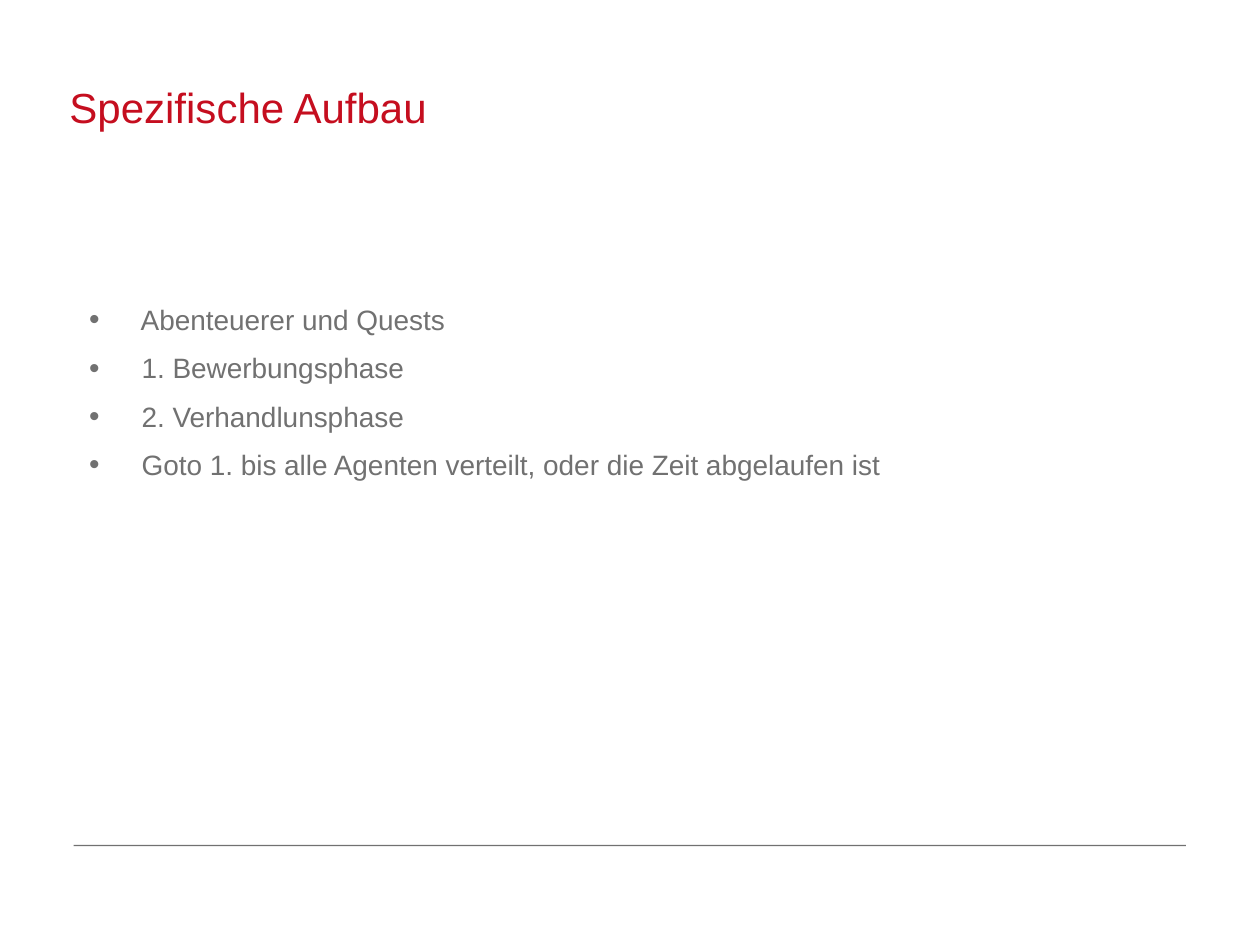
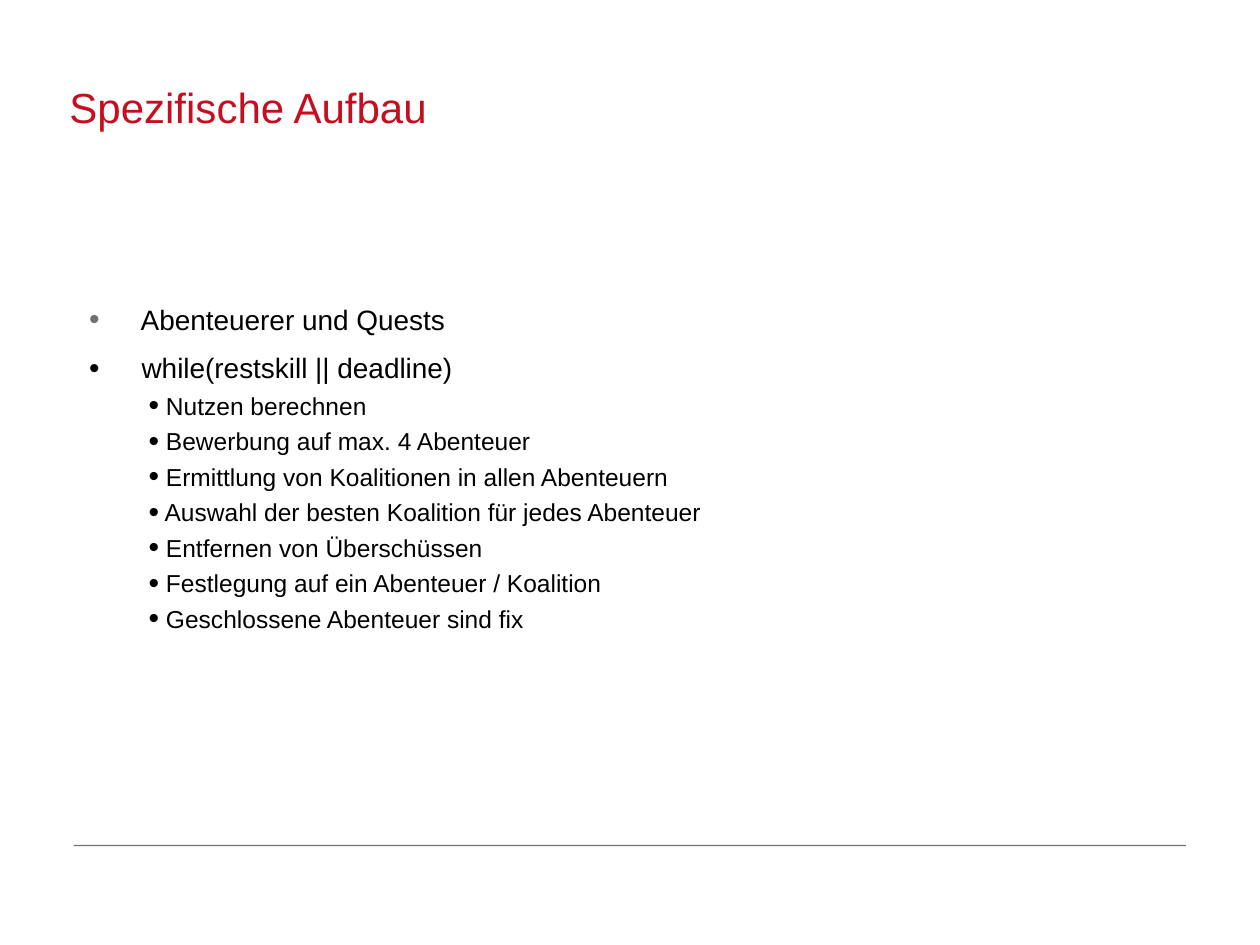
Before and after one commit to MFizz/AiF, a slide deck: slide 5 of Abschluss/Abschluss.odp. Drawn at 1260x945 pixels with LibreOffice and Linux fonts; fonts in the diff are those of the drawing; background and template pictures are left out. Boxes give left, top, right and bottom in pixels: in the first picture for what was removed or moved away, otherwise in the second. Text is boxed around its words. In the diff, an @@ line names an element or a change of style, - is before the commit and + after.

```diff
--- a/Abschluss/Abschluss.odp
+++ b/Abschluss/Abschluss.odp
@@ text at box(141, 309, 444, 335): text colour #717171 to #000000 in "Abenteuerer und Quests" @@
@@ text at box(142, 357, 700, 629): text changed; size 16 to 14 pt; text colour #717171 to #000000 @@
-• 1. Bewerbungsphase
-• 2. Verhandlunsphase
-• Goto 1. bis alle Agenten verteilt, oder die Zeit abgelaufen ist
+• while(restskill || deadline)
+  • Nutzen berechnen
+  • Bewerbung auf max. 4 Abenteuer
+  • Ermittlung von Koalitionen in allen Abenteuern
+  • Auswahl der besten Koalition für jedes Abenteuer
+  • Entfernen von Überschüssen
+  • Festlegung auf ein Abenteuer / Koalition
+  • Geschlossene Abenteuer sind fix
```
Also in this commit, not shown: 3 other slides changed, 8 slides added, 8 slides removed.
